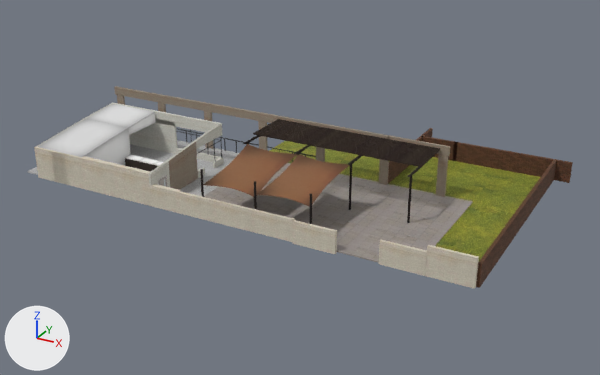
Renders of the OBJ model assimp_test/res/models/scene/scense.obj from each side of a commit.
Before and after are seen from a 50 mm lens placed at (262.0, -559.0, 293.0), pointed at (-70.0, 46.0, -9.0). Every picture has the same lights, and +X, +Y and +Z are marked at lower left. Where no turn or scale is listed for an object, it has been applied to the vertices.

In view in the first picture: 'scense'.
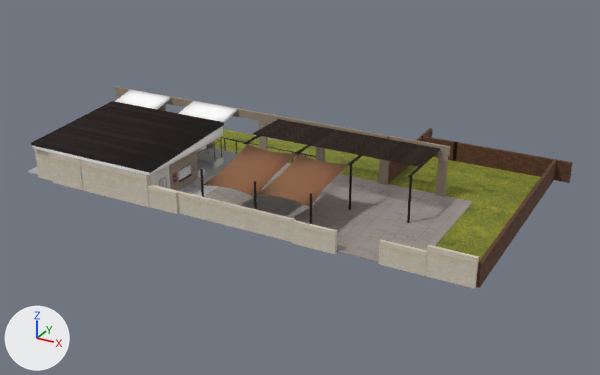
Pixel boxes [x1, y1, x2, y2] of what changed, in the pictures (600 x 375 px):
part 1 of me_scense, added: after [115, 90, 171, 109]
part 2 of me_scense, added: after [178, 164, 191, 180]
part 3 of me_scense, added: after [172, 172, 177, 184]
part 4 of me_scense, added (yellow): after [213, 129, 284, 152]
part 5 of me_scense, built on: before [51, 150, 211, 213]; after [31, 101, 237, 214]

The change, as a diff of the scene's bpy script:
```diff
--- a/assimp_test/res/models/scene/scense.obj.py
+++ b/assimp_test/res/models/scene/scense.obj.py
@@ img_fridge1_tga @@
+img_fridge1_tga = load_image('fridge1.tga', 'fridge1.tga', 400, 600, 'sRGB')
@@ img_window1_tga @@
+img_window1_tga = load_image('window1.tga', 'window1.tga', 510, 425, 'sRGB')
@@ img_poster1_tga @@
+img_poster1_tga = load_image('poster1.tga', 'poster1.tga', 283, 425, 'sRGB')
@@ img_poster2_tga @@
+img_poster2_tga = load_image('poster2.tga', 'poster2.tga', 283, 425, 'sRGB')
@@ img_fridge2_tga @@
+img_fridge2_tga = load_image('fridge2.tga', 'fridge2.tga', 400, 200, 'sRGB')
@@ mat_11___default @@
+mat_11___default = principled_material('11___Default')
+mat_11___default.texture = img_fridge1_tga
+mat_11___default.roughness = 0.9
@@ mat_23___default @@
+mat_23___default = principled_material('23___Default')
+mat_23___default.texture = img_window1_tga
+mat_23___default.roughness = 0.9
@@ mat_06___default @@
+mat_06___default = principled_material('06___Default')
+mat_06___default.texture = img_poster1_tga
+mat_06___default.roughness = 0.9
@@ mat_12___default @@
+mat_12___default = principled_material('12___Default')
+mat_12___default.texture = img_poster2_tga
+mat_12___default.roughness = 0.9
@@ mat_17___default @@
+mat_17___default = principled_material('17___Default')
+mat_17___default.texture = img_fridge2_tga
+mat_17___default.roughness = 0.9
@@ me_scense @@
 # used by ob_scense; location = (0.0, 0.0, 0.0)
-me_scense.from_pydata(...)  # 6824 vertices, 13020 faces; spans x -298.0..144.0, y -66.0..179.0, z -13.0..47.0
+me_scense.from_pydata(...)  # 7016 vertices, 13308 faces; spans x -298.0..144.0, y -69.0..179.0, z -13.0..47.0
+# me_scense part 1: the loose piece of 8 vertices spanning x -277.0..-227.0, y 39.0..41.0, z 0.0..30.0 is copied, and the copy is turned -78 degrees about the x axis through its middle, then moved by (0.0, 14.0, 28.0), in mat_16___default (picture img_bar2_tga); it spans x -277.0..-227.0, y 39.0..68.0, z 39.0..47.0
+# me_scense part 2: a new loose piece, a box spanning x -149.11..-148.23, y -29.14..-11.46, z 8.77..19.81, in mat_23___default (picture img_window1_tga)
+# me_scense part 3: a new loose piece, a box spanning x -148.98..-148.36, y -37.55..-31.74, z 9.42..18.81, in mat_06___default (picture img_poster1_tga)
+# me_scense part 4: a new loose piece, a box spanning x -237.65..-145.42, y 103.12..151.66, z -13.31..-12.53, in mat_07___default (picture img_grass1_tga)
+# me_scense part 5
+# 5 faces are deleted
+# 39 vertices in x -258.0..-122.0, y -66.0..-61.0, z 0.0..29.0 move by (0.0, -3.0, 0.0)
+# 12 vertices in x -252.0..-123.0, y -18.0, z 0.0..1.0 move by (0.0, 3.0, 0.0)
+# 4 vertices in x -158.0..-122.0, y -66.0, z 0.0..19.0 move by (0.0, -2.0, 0.0)
+# 54 vertices are added at x -278.0..-146.0, y -69.0..67.0, z 29.0..47.0
+# 26 new vertices lie (0.0, 29.0, 6.0) away from vertices in x -274.0..-149.0, y 39.0, z 38.0..39.0
+# 5 new faces join them, mat_wall2 (picture img_wall2_tga)
+# 72 new faces join them, mat_19___default (picture img_wood2_tga)
+# 36 new faces join them, mat_16___default (picture img_bar2_tga)
+# 12 new faces join them, mat_15___default (picture img_wood1_tga)
 me_scense.materials.append(mat_ground2)
@@ me_scense @@
 me_scense.materials.append(mat_10___default)
+me_scense.materials.append(mat_11___default)  # picture img_fridge1_tga
+me_scense.materials.append(mat_17___default)  # picture img_fridge2_tga
+me_scense.materials.append(mat_23___default)  # picture img_window1_tga
+me_scense.materials.append(mat_06___default)  # picture img_poster1_tga
+me_scense.materials.append(mat_12___default)  # picture img_poster2_tga
```
